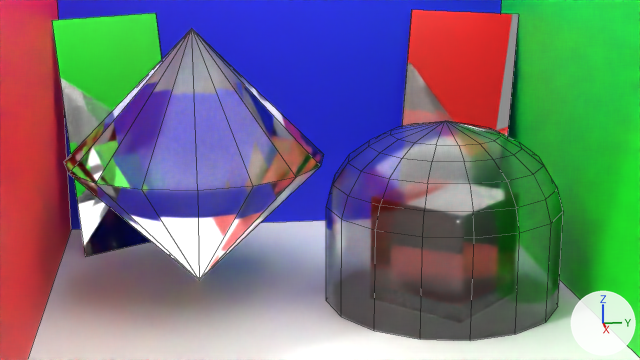
One commit to the Blender file resource/glass.blend: the scene before it, then after it.
Camera for both pictures: the file's camera 'camera'. Arrows for +X, +Y and +Z are at lower right; the lights stay in place. Mesh edges are drawn as thin lines.

The first picture shows 'artifact', 'back', 'dome', 'floor', 'left', 'mirror', 'mirror.001', 'right'.
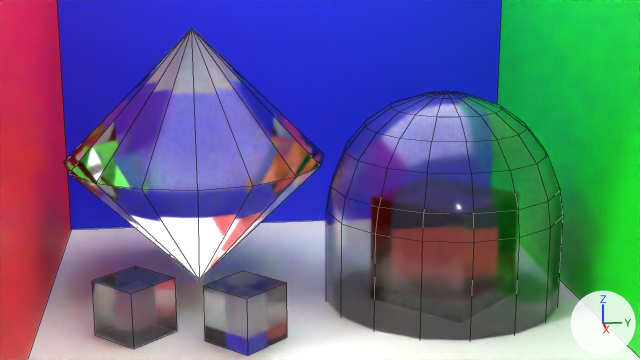
Commit message: Update glass scenes

Location of each change, [x1, y1, x2, y2] in pixels of the pictures (640 x 360 px):
'dome', reshaped, moved (14% taller)
    before: [326, 121, 563, 341]
    after: [326, 91, 563, 341]
'mirror', deleted
    before: [52, 13, 162, 257]
'mirror.001', deleted
    before: [402, 10, 519, 136]
'smallCube.002', added
    after: [204, 271, 287, 355]
'smallCube.001', added
    after: [92, 266, 177, 349]
part 1 of me_circle, built on
    before: [326, 121, 563, 238]
    after: [326, 91, 563, 242]

Edits to the bpy script that builds the scene:
```text
Change me_circle:
    used by ob_dome; location = (0.066, 0.484, 0.0); scale = (0.44, 0.44, 0.44)
    remove me_circle.from_pydata(...)  # 112 vertices, 96 faces; spans x -1.0..1.0, y -1.0..1.0, z 0.0..1.55
    add me_circle.from_pydata(...)  # 113 vertices, 112 faces; spans x -1.0..1.0, y -1.0..1.0, z 0.0..1.82
    me_circle part 1
    16 vertices are removed from x 0.0, y 0.0, z 1.55
    16 faces are deleted
    16 vertices in x -0.46..0.46, y -0.46..0.46, z 1.44 move by (0.0, 0.0, 0.27)
    48 vertices move from x -0.94..0.94, y -0.94..0.94, z 1.03..1.35 to x -0.97..0.97, y -0.97..0.97, z 1.05..1.55
    17 vertices are added at x -0.18..0.18, y -0.18..0.18, z 1.8..1.82
    32 new faces join them
Add me_cube_006:
    me_cube_006.from_pydata([(-0.18, 0.003, -0.128), (-0.18, 0.003, 0.128), (0.003, 0.18, -0.128), (0.003, 0.18, 0.128), (-0.003, -0.18, -0.128), (-0.003, -0.18, 0.128), (0.18, -0.003, -0.128), (0.18, -0.003, 0.128)], [], [(0, 1, 3, 2), (2, 3, 7, 6), (6, 7, 5, 4), (4, 5, 1, 0), (2, 6, 4, 0), (7, 3, 1, 5)])
    me_cube_006.materials.append(mat_glass)  # white #e7e7e7
Remove ob_mirror:
    ob_mirror = bpy.data.objects.new('mirror', me_plane)
    ob_mirror.location = (-0.789, -0.74, 0.495)
Remove ob_mirror_001:
    ob_mirror_001 = bpy.data.objects.new('mirror.001', me_plane_001)
    ob_mirror_001.location = (-0.789, 0.74, 0.495)
Change ob_dome:
    ob_dome.location: (0.066, 0.484, 0.0) -> (0.066, 0.484, -0.016)
Add ob_smallcube_002:
    ob_smallcube_002 = bpy.data.objects.new('smallCube.002', me_cube_006)
    ob_smallcube_002.location = (0.401, -0.277, 0.102)
    ob_smallcube_002.scale = (0.78, 0.78, 0.78)
Add ob_smallcube_001:
    ob_smallcube_001 = bpy.data.objects.new('smallCube.001', me_cube_006)
    ob_smallcube_001.location = (0.29, -0.654, 0.097)
    ob_smallcube_001.scale = (0.78, 0.78, 0.78)
```
